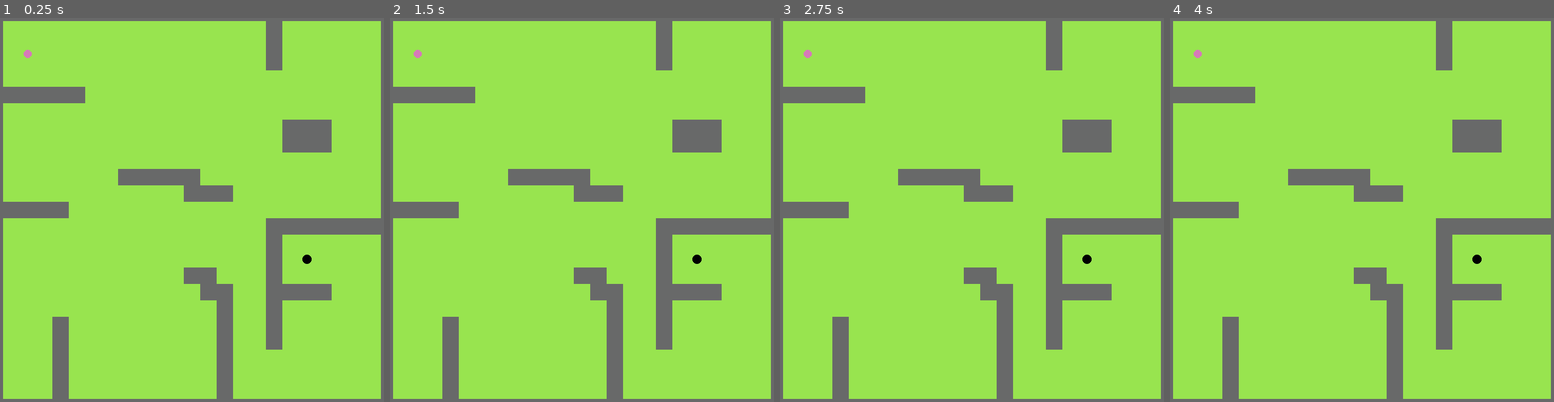
Above: before the commit, frames 1-4 (left to right).
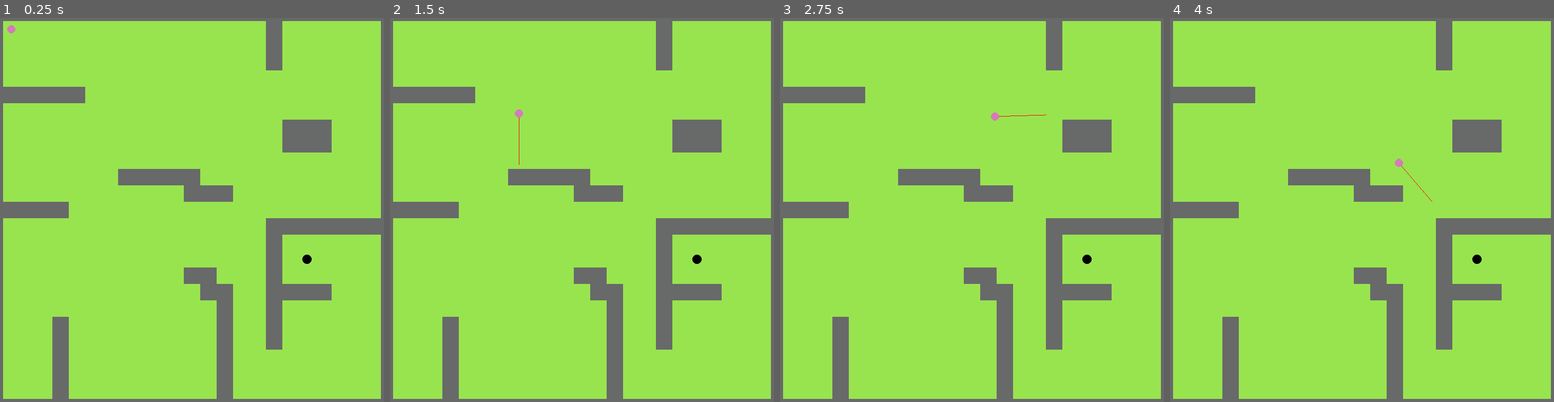
Above: after the commit, the same moments.

Repository: Lerrrtaste/project-minigolf-1
Game: Godot game, scene res://game.tscn
Two runs of this game, one before a commit and one after it. Both use one fixed random seed, a clock stepped at 60 frames per second and the inputs below.
Inputs (mouse positions are in pixels of both pictures, inside the frame that each line leads up to):
- Up to frame 1 (0.25 s): no input
- Up to frame 2 (1.5 s): tap Enter at 0.5 s; move the mouse to (674, 190) at 0.52 s; click (674, 190) at 0.67 s; move the mouse to (501, 229) at 1.27 s; click (501, 229) at 1.42 s
- Up to frame 3 (2.75 s): move the mouse to (1014, 117) at 2.02 s; click (1014, 117) at 2.17 s
- Up to frame 4 (4 s): move the mouse to (1342, 290) at 2.77 s; click (1342, 290) at 2.92 s; move the mouse to (1484, 271) at 3.52 s; click (1484, 271) at 3.67 s

The runs differ from the first frame. In frame 1, less than 0.1% of the frame differs, in the area x 1-9%, y 1-11%; in frame 2, less than 0.1%, in the area x 6-35%, y 8-39%; in frame 3, less than 0.1%; in frame 4, less than 0.1%.
Error before the commit: Parse Error: Unexpected assign. (res://ball.gd:24)

Commit message:
Almost working manual ball collisions with walls in tmap and hole scene

Diff:
--- /dev/null
+++ b/assets/terrain_tmap.tres
@@ -0,0 +1,34 @@
+[gd_resource type="TileSet" load_steps=3 format=2]
+
+[ext_resource path="res://assets/terrain.png" type="Texture" id=1]
+
+[sub_resource type="ConvexPolygonShape2D" id=1]
+points = PoolVector2Array( 0, 0, 32, 0, 32, 32, 0, 32 )
+
+[resource]
+0/name = "grass"
+0/texture = ExtResource( 1 )
+0/tex_offset = Vector2( 0, 0 )
+0/modulate = Color( 1, 1, 1, 1 )
+0/region = Rect2( 0, 0, 32, 32 )
+0/tile_mode = 0
+0/occluder_offset = Vector2( 0, 0 )
+0/navigation_offset = Vector2( 0, 0 )
+0/shapes = [  ]
+0/z_index = 0
+1/name = "wall"
+1/texture = ExtResource( 1 )
+1/tex_offset = Vector2( 0, 0 )
+1/modulate = Color( 1, 1, 1, 1 )
+1/region = Rect2( 0, 32, 32, 32 )
+1/tile_mode = 0
+1/occluder_offset = Vector2( 0, 0 )
+1/navigation_offset = Vector2( 0, 0 )
+1/shapes = [ {
+"autotile_coord": Vector2( 0, 0 ),
+"one_way": false,
+"one_way_margin": 1.0,
+"shape": SubResource( 1 ),
+"shape_transform": Transform2D( 1, 0, 0, 1, 0, 0 )
+} ]
+1/z_index = 0
--- a/ball.gd
+++ b/ball.gd
@@ -1,39 +1,101 @@
 extends Area2D
 
-const speed_max:int = 100
-const friction:float = 1.0
+const hole_scn = preload("res://hole.tscn")
 
+const speed_max:float = 400.0
+const friction:float = 100.0
 
-var speed:int = 0
+var speed:float = 0.0
 var direction:Vector2 = Vector2()
 
 var preview_length:int = 0
 var preview_direction:Vector2 = Vector2()
 
+onready var level = get_node("../")
+onready var level_terrain = get_node("../Terrain")
+
+enum COLLISION_TYPE {
+		NOTHING = -1,
+		HOLE = 0,
+		WALL = 1
+	}
+
+enum COLLISION_SIDE {
+		RIGHT = 0,
+		BOTTOM = 1,
+		LEFT = 2,
+		TOP = 3
+	}
+
 func _ready() -> void:
 	pass
 
 func _process(delta: float) -> void:
-	var collisions:Array = get_overlapping_areas()
-	if(collisions.size()>0):
-		for i in collisions:
-			if(
-			#check hitting wall
-			#check touching hole
+	collision_step() #TODO only if player's turn, so that it self can control collisions with other balls
+	move(delta)
 
-	position += direction.normalized() * speed
+#Called from process
+func move(delta:float)->void:
+	speed = clamp(speed - friction*delta,0,speed_max)
+	position += direction.normalized() * speed * delta
+
+#Called from process
+#checks for collision on all sides
+func collision_step()->void:
+	collision_test(COLLISION_SIDE.RIGHT) # check collision right
+	collision_test(COLLISION_SIDE.BOTTOM)# check collision bottom
+	collision_test(COLLISION_SIDE.LEFT)# check collision left
+	collision_test(COLLISION_SIDE.TOP)# check collision top
+
+#Called from collision_step for all sides
+#tests tilemap for "wall" and overlappingarea for collision
+#returns COLLISION_TYPE
+func collision_test(side:int)->void:
+	var tex_size = get_node("Sprite").texture.get_size()
+	var test_offset:Vector2
+	match side:
+		COLLISION_SIDE.RIGHT:
+			test_offset = Vector2(tex_size.x/2,0)
+		COLLISION_SIDE.BOTTOM:
+			test_offset = Vector2(0,tex_size.y/2)
+		COLLISION_SIDE.LEFT:
+			test_offset = Vector2(-tex_size.x/2,0)
+		COLLISION_SIDE.TOP:
+			test_offset = Vector2(0,-tex_size.y/2)
+	var tm_pos:Vector2 = level_terrain.world_to_map(position+test_offset)
+	for i in get_overlapping_areas(): # check for area2d collisions (holes only rn)
+		collision_handle(COLLISION_TYPE.HOLE, side, i)
+		#TODO add check for other balls
+	if(level_terrain.tile_set.tile_get_name(level_terrain.get_cellv(tm_pos)) == "wall"): #check for wall collision
+		collision_handle(COLLISION_TYPE.WALL, side)
+
+#called from collision_step for every collision test
+func collision_handle(collision_type:int, collision_side:int, colliding_area:Area2D = null)->void:
+	match collision_type:
+		COLLISION_TYPE.NOTHING:
+			return
+		COLLISION_TYPE.HOLE:
+			print("Colliding with hole!")
+		COLLISION_TYPE.WALL:
+			print("Colliding with wall")
+			if(collision_side == COLLISION_SIDE.LEFT || collision_side == COLLISION_SIDE.RIGHT):
+				direction.x = -direction.x
+			else:
+				direction.y = -direction.y
+		_:
+			print("WARNING: unknown collision type: %s"%collision_type)
 
 #Called when clicked (+ player's turn)
-#Player hit the ball
-func hit(mouse_pos:Vector2)->void:
-	speed = clamp(position.distance_to(mouse_pos),0,speed_max)
+#Player shoots the ball
+func shoot(mouse_pos:Vector2)->void:
+	speed = clamp(position.distance_to(mouse_pos),0,100) * (speed_max/100)
 	direction = position.direction_to(mouse_pos)
 
 #Called when mouse moved (+ player's turn)
 #Updates the aim line var's and call's for redraw
 #Call with Vector2() as param to hide
 func update_preview(mouse_pos:Vector2)->void:
-	preview_length = clamp(position.distance_to(mouse_pos),0,speed_max)
+	preview_length = clamp(position.distance_to(mouse_pos),0,100)
 	preview_direction = position.direction_to(mouse_pos)
 	update()
 
@@ -43,6 +105,9 @@
 func _input(event: InputEvent) -> void:
 	if(event is InputEventMouseButton):
 		if(event.button_index == BUTTON_LEFT && event.pressed):
-			hit(event.position)
+			shoot(event.position)
 	if(event is InputEventMouseMotion):
 			update_preview(event.position) #TODO only if its the balls player's turn
+
+func point_in_rect(point:Vector2, rect:Rect2)->bool:
+	return (point.x >= rect.position.x &&point.y >= rect.position.y && point.x <= rect.position.x+rect.size.x && point.y <= rect.position.y+rect.size.y)
--- a/ball.tscn
+++ b/ball.tscn
@@ -7,7 +7,8 @@
 radius = 8.0
 
 [node name="Ball" type="Area2D"]
-position = Vector2( 80, 96 )
+collision_layer = 4
+collision_mask = 8
 script = ExtResource( 1 )
 
 [node name="Sprite" type="Sprite" parent="."]
--- /dev/null
+++ b/game.gd
@@ -0,0 +1,5 @@
+extends Node2D
+
+#func _ready() -> void:
+#	var tm = get_node("Terrain")
+#
--- a/game.tscn
+++ b/game.tscn
@@ -1,63 +1,22 @@
-[gd_scene load_steps=7 format=2]
+[gd_scene load_steps=5 format=2]
 
-[ext_resource path="res://assets/terrain.png" type="Texture" id=1]
-[ext_resource path="res://assets/hole.png" type="Texture" id=2]
-[ext_resource path="res://ball.tscn" type="PackedScene" id=3]
-
-[sub_resource type="ConvexPolygonShape2D" id=1]
-points = PoolVector2Array( 0, 0, 32, 0, 32, 32, 0, 32 )
-
-[sub_resource type="TileSet" id=2]
-0/name = "terrain.png 0"
-0/texture = ExtResource( 1 )
-0/tex_offset = Vector2( 0, 0 )
-0/modulate = Color( 1, 1, 1, 1 )
-0/region = Rect2( 0, 0, 32, 32 )
-0/tile_mode = 0
-0/occluder_offset = Vector2( 0, 0 )
-0/navigation_offset = Vector2( 0, 0 )
-0/shapes = [  ]
-0/z_index = 0
-1/name = "terrain.png 1"
-1/texture = ExtResource( 1 )
-1/tex_offset = Vector2( 0, 0 )
-1/modulate = Color( 1, 1, 1, 1 )
-1/region = Rect2( 0, 32, 32, 32 )
-1/tile_mode = 0
-1/occluder_offset = Vector2( 0, 0 )
-1/navigation_offset = Vector2( 0, 0 )
-1/shapes = [ {
-"autotile_coord": Vector2( 0, 0 ),
-"one_way": false,
-"one_way_margin": 1.0,
-"shape": SubResource( 1 ),
-"shape_transform": Transform2D( 1, 0, 0, 1, 0, 0 )
-} ]
-1/z_index = 0
-
-[sub_resource type="CircleShape2D" id=3]
+[ext_resource path="res://game.gd" type="Script" id=1]
+[ext_resource path="res://assets/terrain_tmap.tres" type="TileSet" id=2]
+[ext_resource path="res://hole.tscn" type="PackedScene" id=3]
+[ext_resource path="res://ball.tscn" type="PackedScene" id=4]
 
 [node name="Game" type="Node2D"]
+script = ExtResource( 1 )
 
-[node name="TileMap" type="TileMap" parent="."]
-tile_set = SubResource( 2 )
+[node name="Terrain" type="TileMap" parent="."]
+tile_set = ExtResource( 2 )
 cell_size = Vector2( 32, 32 )
+collision_layer = 2
+collision_mask = 0
 format = 1
 tile_data = PoolIntArray( 0, 1, 0, 1, 1, 0, 2, 1, 0, 3, 1, 0, 4, 1, 0, 5, 1, 0, 6, 1, 0, 7, 1, 0, 8, 1, 0, 9, 1, 0, 10, …(8747 unchanged characters)…
 
-[node name="Hole" type="Area2D" parent="."]
-position = Vector2( 624, 496 )
+[node name="Hole" parent="." instance=ExtResource( 3 )]
 
-[node name="CollisionShape2D" type="CollisionShape2D" parent="Hole"]
-shape = SubResource( 3 )
-__meta__ = {
-"_edit_lock_": true
-}
-
-[node name="Sprite" type="Sprite" parent="Hole"]
-texture = ExtResource( 2 )
-__meta__ = {
-"_edit_lock_": true
-}
-
-[node name="Ball" parent="." instance=ExtResource( 3 )]
+[node name="Ball" parent="." instance=ExtResource( 4 )]
+position = Vector2( 48, 48 )
--- /dev/null
+++ b/helpers/wall_area.tscn
@@ -0,0 +1,11 @@
+[gd_scene load_steps=2 format=2]
+
+[sub_resource type="RectangleShape2D" id=1]
+extents = Vector2( 16, 16 )
+
+[node name="WallArea" type="Area2D" groups=[
+"wall",
+]]
+
+[node name="CollisionShape2D" type="CollisionShape2D" parent="."]
+shape = SubResource( 1 )
--- /dev/null
+++ b/hole.tscn
@@ -0,0 +1,24 @@
+[gd_scene load_steps=3 format=2]
+
+[ext_resource path="res://assets/hole.png" type="Texture" id=1]
+
+[sub_resource type="CircleShape2D" id=1]
+
+[node name="Hole" type="Area2D" groups=[
+"hole",
+]]
+position = Vector2( 624, 496 )
+collision_layer = 8
+collision_mask = 0
+
+[node name="CollisionShape2D" type="CollisionShape2D" parent="."]
+shape = SubResource( 1 )
+__meta__ = {
+"_edit_lock_": true
+}
+
+[node name="Sprite" type="Sprite" parent="."]
+texture = ExtResource( 1 )
+__meta__ = {
+"_edit_lock_": true
+}
